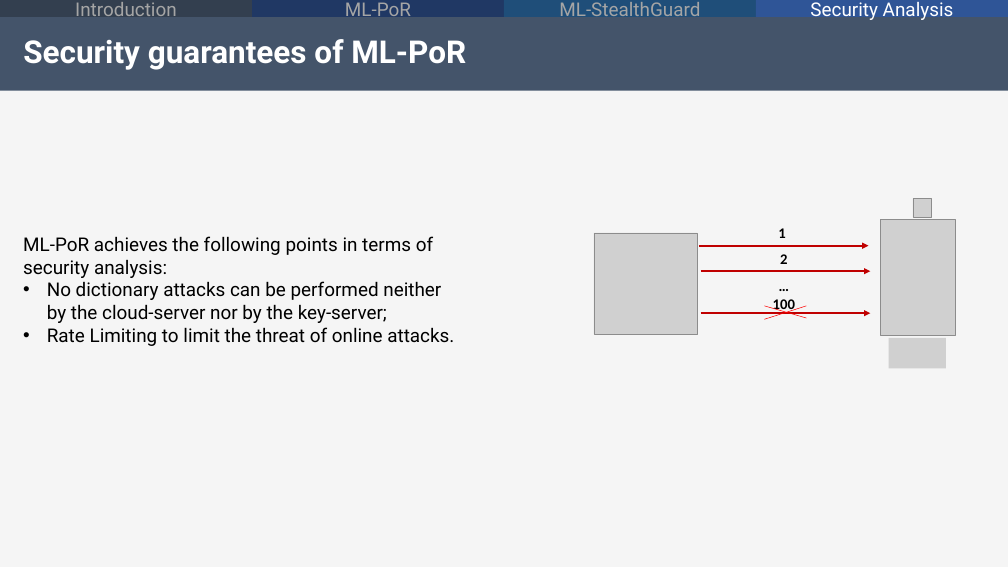
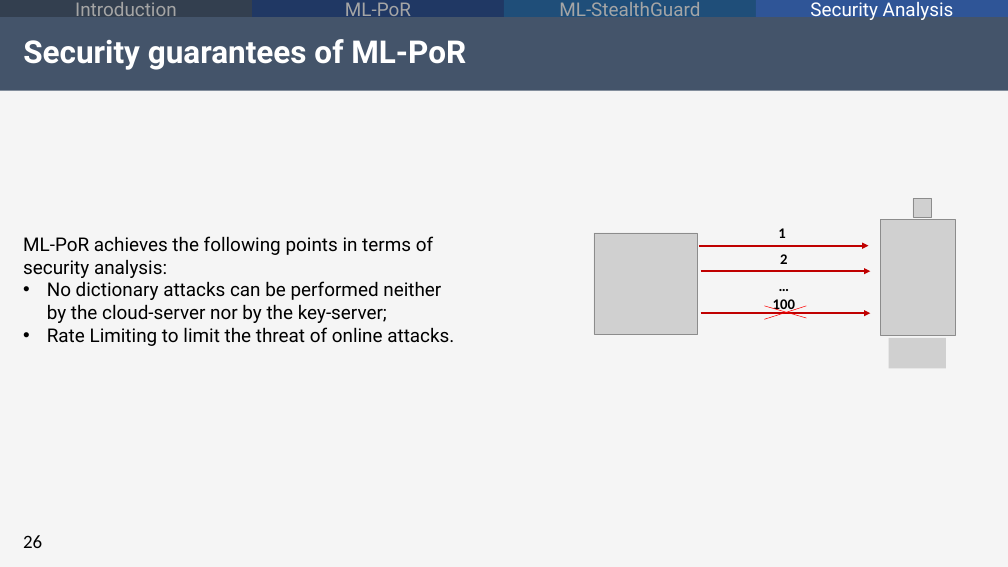
Before and after one commit to alecolu95/BigSec_ML-PoR, a slide deck: slide 26 of BigSec_presentation.pptx. Drawn at 1008x567 pixels with LibreOffice and Linux fonts; fonts in the diff are those of the drawing; grey boxes stand for pictures; background and template pictures are left out. Boxes give left, top, right and bottom in pixels: in the first picture for what was removed or moved away, otherwise in the second. Text is boxed around its words. In the diff, an @@ line names an element or a change of style, - is before the commit and + after.

```diff
--- a/BigSec_presentation.pptx
+++ b/BigSec_presentation.pptx
@@ page number added at bbox=[23, 535, 42, 548], 18 pt, text #000000 @@
+26
```
Also in this commit, not shown: 27 other slides changed.
